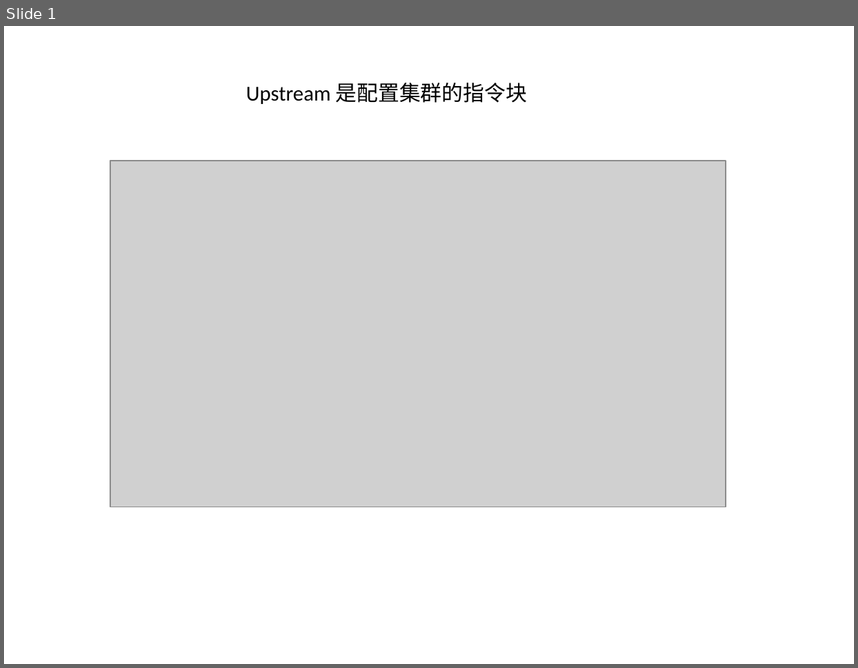
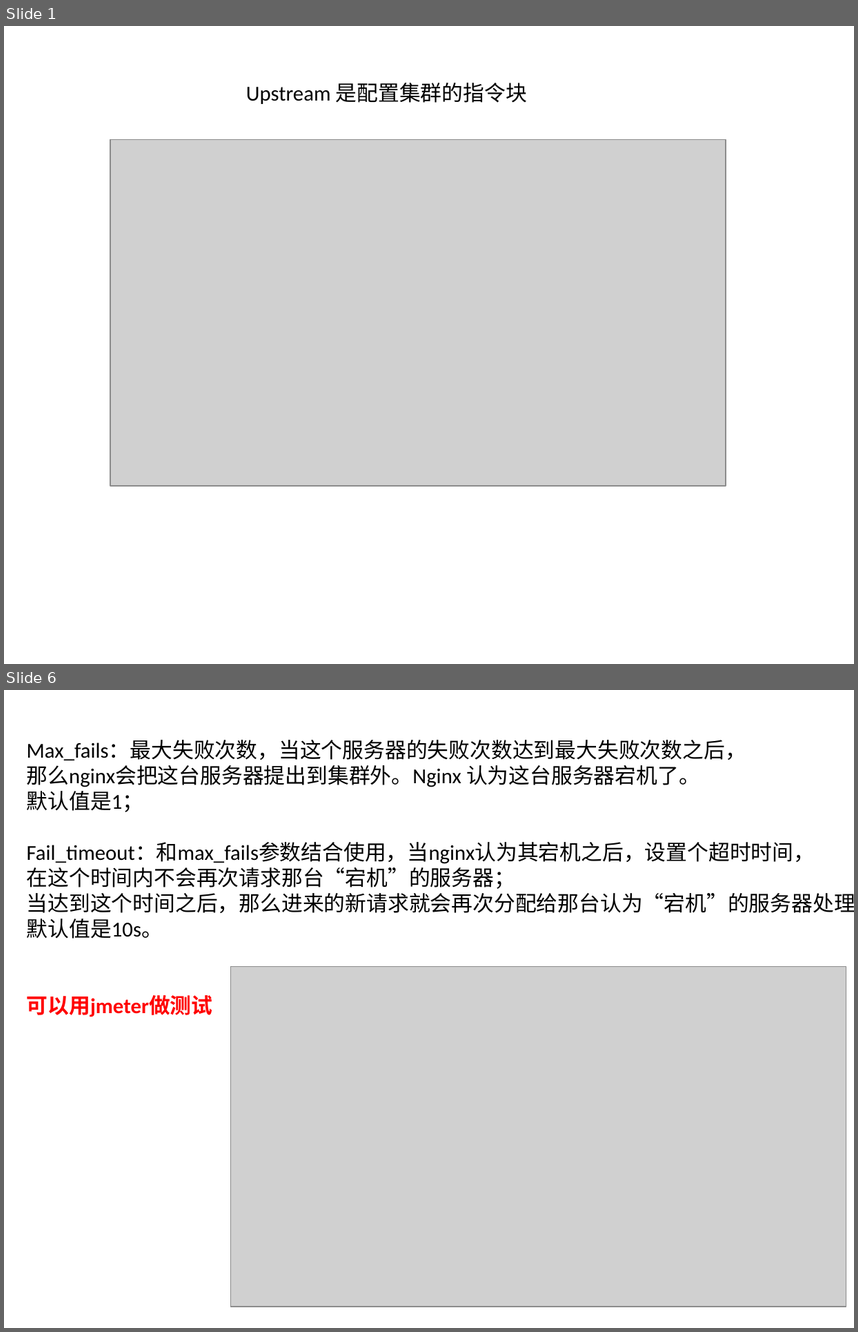
Before and after one commit to xiangming-fang/foodie-dev, a slide deck: doc/ppt/第二阶段/20 upstream 指令参数.pptx. Shown one above the other, each under a label of ours: slide 1 before the commit, slides 1 and 6 after it; the slides between them are not shown. The pictures are 858x668 and 858x1332 pixels, drawn with LibreOffice and Linux fonts; fonts in the diff are those of the drawing; grey boxes stand for pictures. Boxes give left, top, right and bottom in pixels: in the first picture for what was removed or moved away, otherwise in the second. Text is boxed around its words. In the diff, an @@ line names an element or a change of style, - is before the commit and + after.

Commit message:
nginx 负载均衡策略

```diff
--- a/doc/ppt/第二阶段/20 upstream 指令参数.pptx
+++ b/doc/ppt/第二阶段/20 upstream 指令参数.pptx
@@ slide 6 added at <box>4,690,854,1328</box>, background #FFFFFF @@
@@ text added at <box>27,740,854,1017</box>, 18 pt, text #000000 @@
+Max_fails：最大失败次数，当这个服务器的失败次数达到最大失败次数之后，
+那么nginx会把这台服务器提出到集群外。Nginx 认为这台服务器宕机了。
+默认值是1；
+Fail_timeout：和max_fails参数结合使用，当nginx认为其宕机之后，设置个超时时间，
+在这个时间内不会再次请求那台“宕机”的服务器；
+当达到这个时间之后，那么进来的新请求就会再次分配给那台认为“宕机”的服务器处理。
+默认值是10s。
+可以用jmeter做测试
@@ picture added at <box>231,966,846,1306</box> @@
@@ slide 1 changed as well @@
@@ picture: place and size @@
-picture at <box>110,161,726,506</box>
+picture at <box>110,139,726,485</box>
```
Also in this commit, not shown: 4 other slides added, 1 slide removed, 10 other files.
